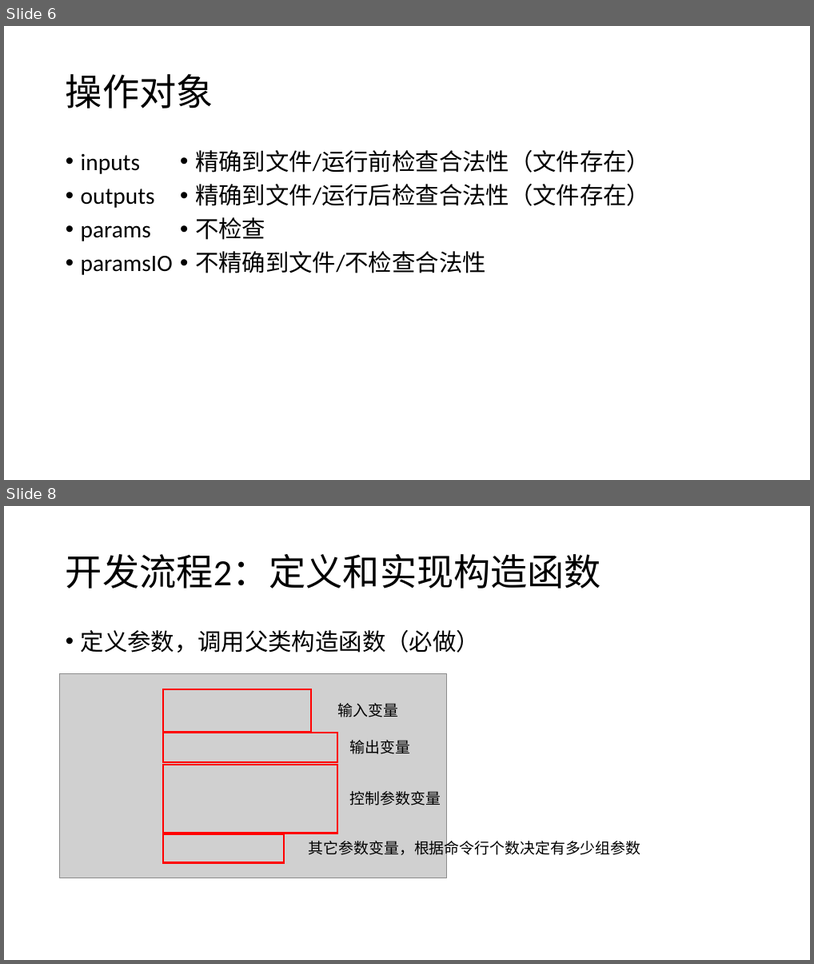
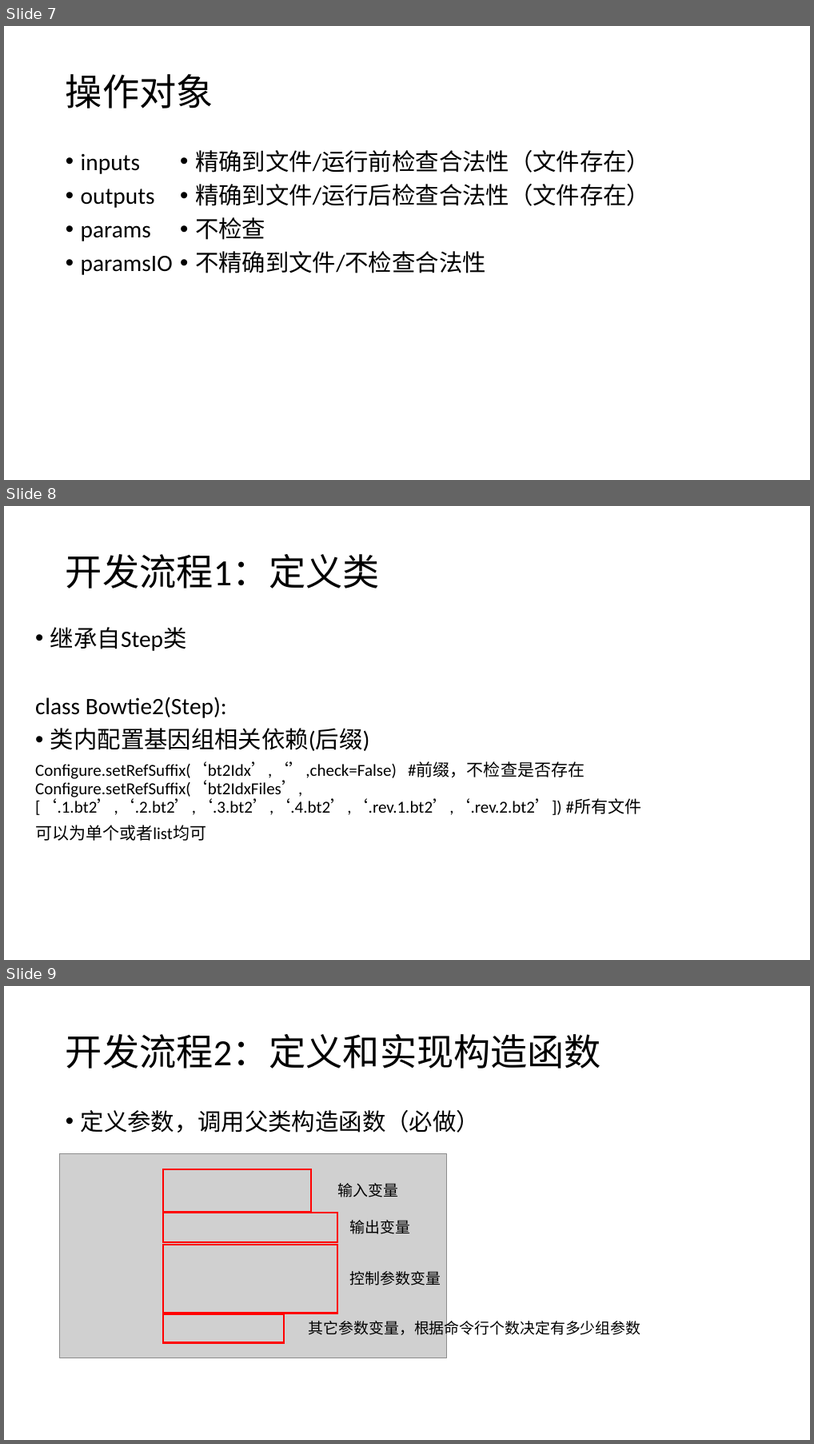
Before and after one commit to chansigit/HCAChina-Doc, a slide deck: 施工文档/开发文档/HCA-China Pipeline Framework 魏征.pptx. Shown one above the other, each under a label of ours: slides 6 and 8 before the commit, slides 7, 8 and 9 after it; the slides between them are not shown. The pictures are 814x964 and 814x1444 pixels, drawn with LibreOffice and Linux fonts; fonts in the diff are those of the drawing; grey boxes stand for pictures. Boxes give left, top, right and bottom in pixels: in the first picture for what was removed or moved away, otherwise in the second. Text is boxed around its words. In the diff, an @@ line names an element or a change of style, - is before the commit and + after.

Commit message:
更新Configure基因组相关配置方法，更新Flow流程支持

```diff
--- a/施工文档/开发文档/HCA-China Pipeline Framework 魏征.pptx
+++ b/施工文档/开发文档/HCA-China Pipeline Framework 魏征.pptx
@@ slide 8 added at bbox=[4, 506, 810, 960], background #FFFFFF @@
@@ title added at bbox=[66, 554, 380, 588], 44 pt, text #000000 @@
+开发流程1：定义类
@@ text added at bbox=[35, 627, 642, 840], 20 pt, text #000000 @@
+• 继承自Step类
+class Bowtie2(Step):
+• 类内配置基因组相关依赖(后缀)
+Configure.setRefSuffix(‘bt2Idx’,‘’,check=False) #前缀，不检查是否存在 Configure.setRefSuffix(‘bt2IdxFiles’,[‘.1.bt2’,‘.2.bt2’,‘.3.bt2’,‘.4.bt2’,‘.rev.1.bt2’,‘.rev.2.bt2’]) #所有文件
+可以为单个或者list均可
@@ what was slide 6 is now slide 7 @@
@@ what was slide 8 is now slide 9 @@
```
Also in this commit, not shown: 1 slide changed, 8 other slides added.
